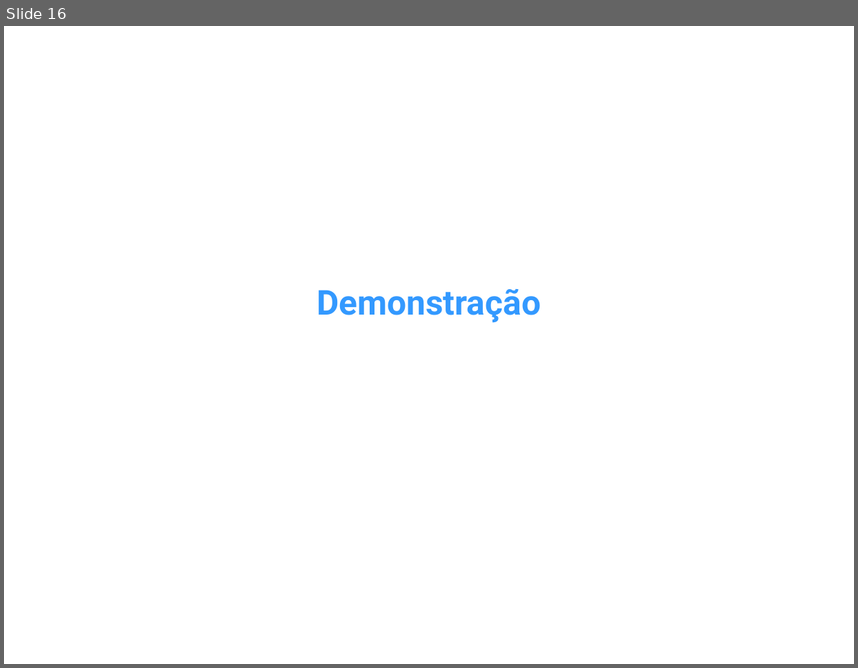
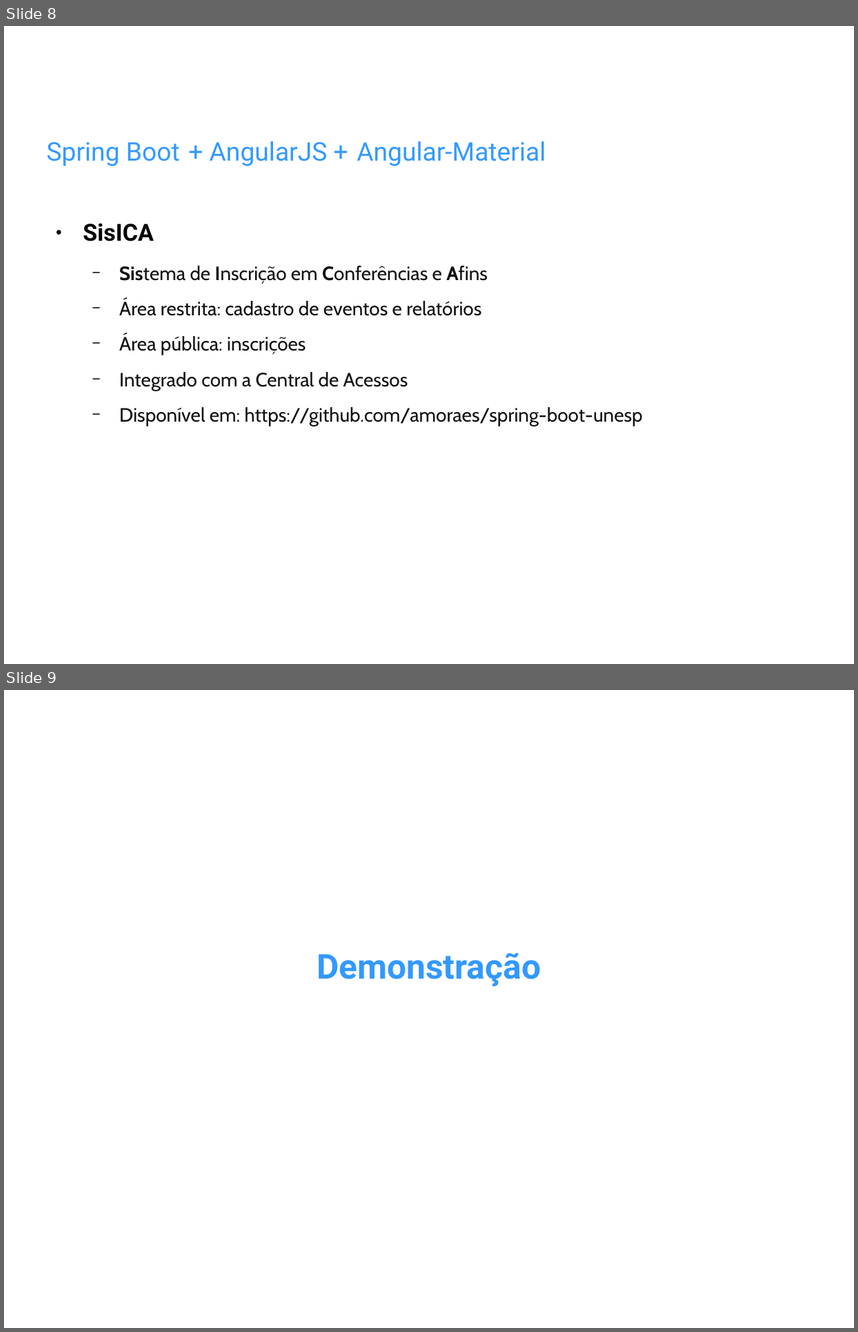
Before and after one commit to amoraes/spring-boot-unesp, a slide deck: etc/Apresentacao-InfoUnesp2016.odp. Shown one above the other, each under a label of ours: slide 16 before the commit, slides 8 and 9 after it. The pictures are 858x668 and 858x1332 pixels, drawn with LibreOffice and Linux fonts; fonts in the diff are those of the drawing; background and template pictures are left out. Boxes give left, top, right and bottom in pixels: in the first picture for what was removed or moved away, otherwise in the second. Text is boxed around its words. In the diff, an @@ line names an element or a change of style, - is before the commit and + after.

```diff
--- a/etc/Apresentacao-InfoUnesp2016.odp
+++ b/etc/Apresentacao-InfoUnesp2016.odp
@@ slide 8 added at bbox=[4, 26, 854, 664], background picture (left out) @@
@@ title added at bbox=[47, 141, 546, 166], 24 pt, text #3399FF @@
+Spring Boot + AngularJS + Angular-Material
@@ text added at bbox=[83, 223, 643, 426], 18 pt, text #111111 @@
+● SisICA
+  − Sistema de Inscrição em Conferências e Afins
+  − Área restrita: cadastro de eventos e relatórios
+  − Área pública: inscrições
+  − Integrado com a Central de Acessos
+  − Disponível em: https://github.com/amoraes/spring-boot-unesp
@@ what was slide 16 is now slide 9 @@
```
Also in this commit, not shown: 1 slide changed, 6 other slides added, 14 slides removed.
